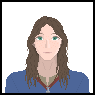
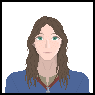
Two versions of the same layered image (95 x 95). Layer-by-layer changes:
painted on "Pasted Layer" over [66, 43, 68, 55]